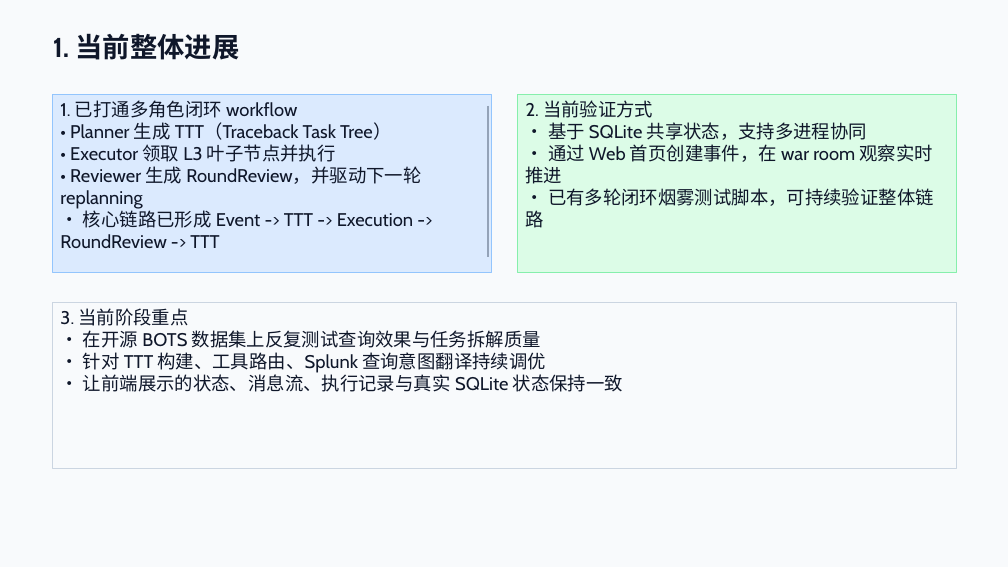
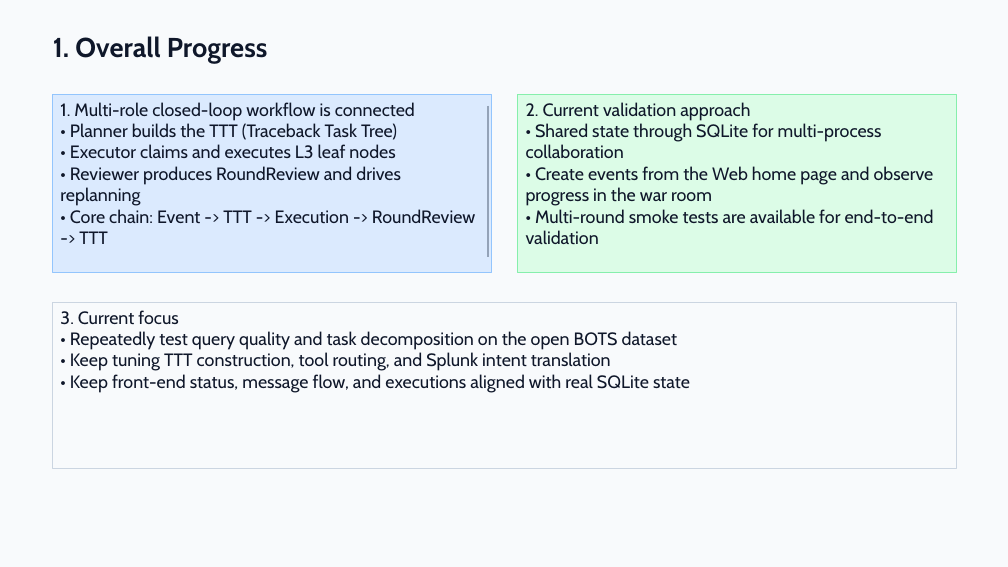
Before and after one commit to Dxsssu/SOCTraceAgent, a slide deck: slide 2 of docs/report/socagent_progress_report.pptx. Drawn at 1008x567 pixels with LibreOffice and Linux fonts; fonts in the diff are those of the drawing. Boxes give left, top, right and bottom in pixels: in the first picture for what was removed or moved away, otherwise in the second. Text is boxed around its words. In the diff, an @@ line names an element or a change of style, - is before the commit and + after.

Commit message:
Migrate project text to English and refresh war room UI

```diff
--- a/docs/report/socagent_progress_report.pptx
+++ b/docs/report/socagent_progress_report.pptx
@@ text at (53,36,268,63): text changed @@
-1. 当前整体进展
+1. Overall Progress
@@ text in rectangle at (60,102,476,244): text changed; size 17.5 to 17 pt @@
-1. 已打通多角色闭环 workflow
-• Planner 生成 TTT（Traceback Task Tree）
-• Executor 领取 L3 叶子节点并执行
-• Reviewer 生成 RoundReview，并驱动下一轮 replanning
-• 核心链路已形成 Event -> TTT -> Execution -> RoundReview -> TTT
+1. Multi-role closed-loop workflow is connected
+• Planner builds the TTT (Traceback Task Tree)
+• Executor claims and executes L3 leaf nodes
+• Reviewer produces RoundReview and drives replanning
+• Core chain: Event -> TTT -> Execution -> RoundReview -> TTT
@@ text in rectangle at (526,102,934,245): text changed; size 17.5 to 17 pt @@
-2. 当前验证方式
-• 基于 SQLite 共享状态，支持多进程协同
-• 通过 Web 首页创建事件，在 war room 观察实时推进
-• 已有多轮闭环烟雾测试脚本，可持续验证整体链路
+2. Current validation approach
+• Shared state through SQLite for multi-process collaboration
+• Create events from the Web home page and observe progress in the war room
+• Multi-round smoke tests are available for end-to-end validation
@@ text in rectangle at (60,310,690,393): text changed; size 17.5 to 17 pt @@
-3. 当前阶段重点
-• 在开源 BOTS 数据集上反复测试查询效果与任务拆解质量
-• 针对 TTT 构建、工具路由、Splunk 查询意图翻译持续调优
-• 让前端展示的状态、消息流、执行记录与真实 SQLite 状态保持一致
+3. Current focus
+• Repeatedly test query quality and task decomposition on the open BOTS dataset
+• Keep tuning TTT construction, tool routing, and Splunk intent translation
+• Keep front-end status, message flow, and executions aligned with real SQLite state
```
Also in this commit, not shown: 2 other slides changed, 2 slides added, 2 slides removed, 50 other files.
